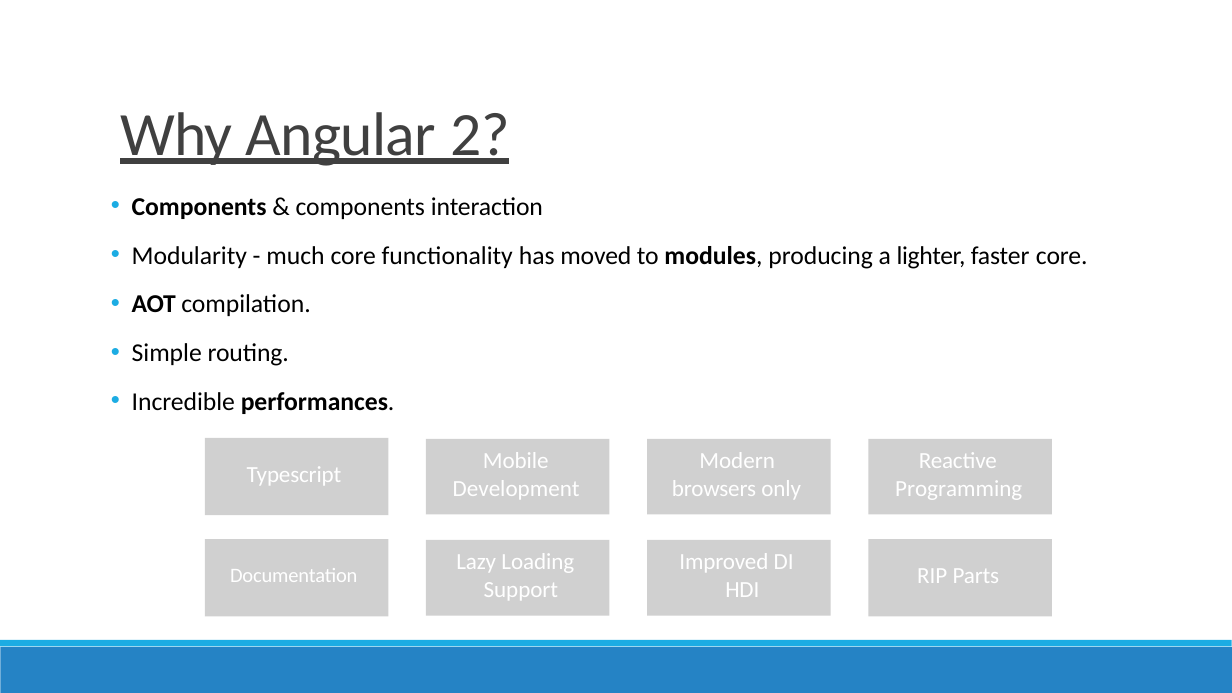
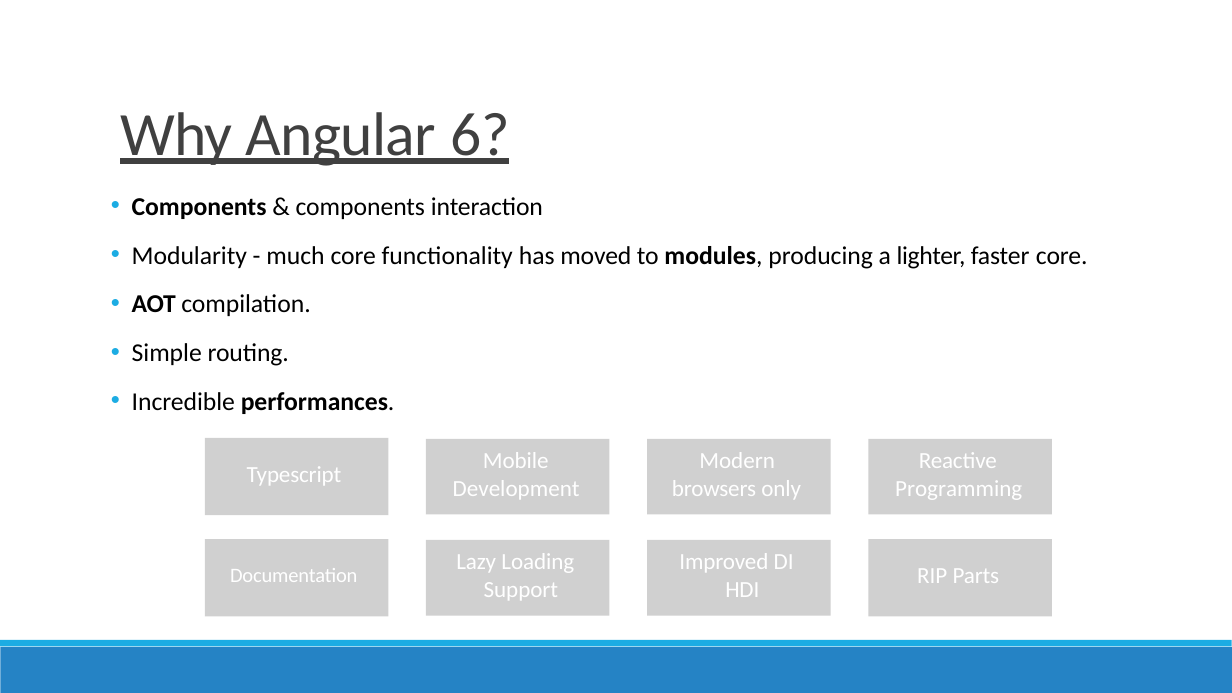
Before and after one commit to byteridge/Foundry2019-Bootcamp, a slide deck: slide 3 of Angular/Presentation/AngularPresentation.pptx. Drawn at 1232x693 pixels with LibreOffice and Linux fonts; fonts in the diff are those of the drawing; grey boxes stand for pictures. Boxes give left, top, right and bottom in pixels: in the first picture for what was removed or moved away, otherwise in the second. Text is boxed around its words. In the diff, an @@ line names an element or a change of style, - is before the commit and + after.

Commit message:
Ppt changes + Css Angular

```diff
--- a/Angular/Presentation/AngularPresentation.pptx
+++ b/Angular/Presentation/AngularPresentation.pptx
@@ title at [120,112,509,166]: text changed @@
-Why Angular 2?
+Why Angular 6?
```
Also in this commit, not shown: 2 other slides changed, 5 other files.
